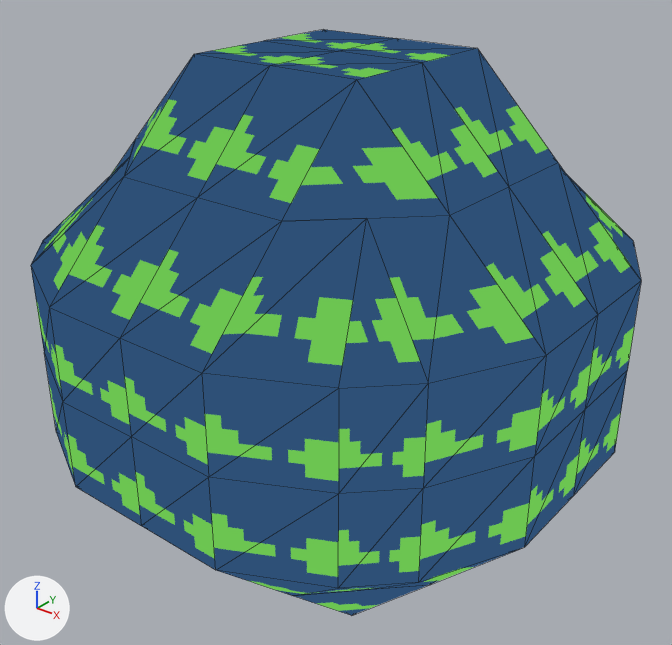
The glTF model assets/models/earth.glb as it was, and as the next commit left it.
The view is the same before and after, from a 50 mm lens placed at (2.96, -3.71, 3.81), pointed at (-0.01, 0.0, 1.51). Lighting does not change. The marker at lower left points along +X, +Y and +Z. Mesh edges are drawn as thin lines. Vertices at the same position are counted once.
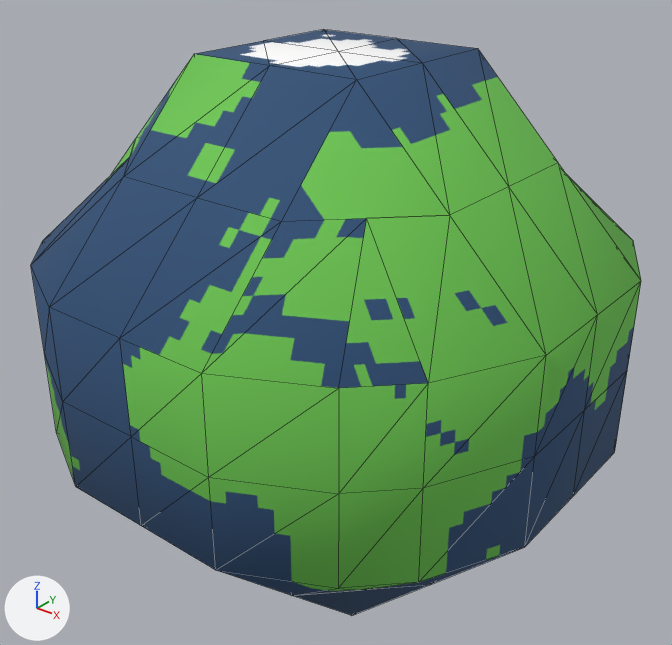
The newer file is also turned or shifted as a whole; pictures and numbers use the older file's frame.

What differs and where, as boxes [x1, y1, x2, y2] in the pictures (672 x 645 px; the box of a moved part takes in the faces that stretch with it):
'Mesh_0', recoloured, surface changed: [31, 30, 641, 615] in both
part 1 of me_mesh_0, moved or reshaped: [197, 30, 478, 80] in both
part 2 of me_mesh_0, surface changed: [31, 49, 641, 615] in both

Edits to the bpy script that builds the scene:
```text
Change mat_material_0:
    remove # nodes: BsdfTransparent, Emission, LightPath, Math x2, MixShader x2, OutputMaterial, TexImage
    nodes: BsdfPrincipled, Math x2, OutputMaterial, TexImage
Change me_mesh_0:
    where me_mesh_0.from_pydata(...)  # 110 vertices, 208 faces; spans x -1.5..1.5, y -1.5..1.5, z 0.0..3.0
    used by ob_mesh_0; location = (0.0, 0.0, 0.0)
    me_mesh_0 part 1
    8 faces are deleted
    8 new faces join them
    me_mesh_0 part 2: 192 kept faces spanning x -1.5..1.5, y -1.5..1.5, z 0.0..3.0 get new texture (UV) coordinates
    me_mesh_0 part 3: the surface is now shaded smooth
```
